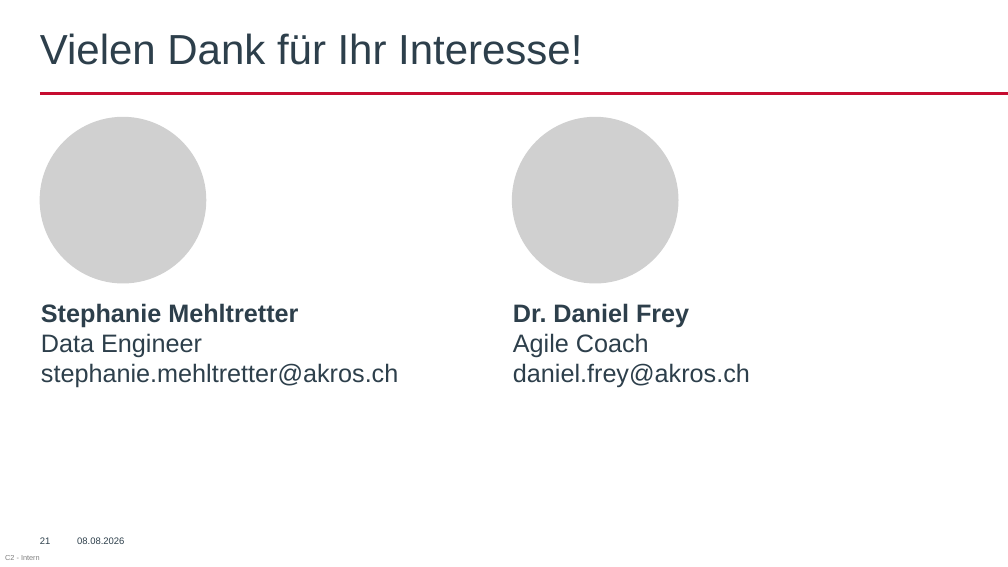
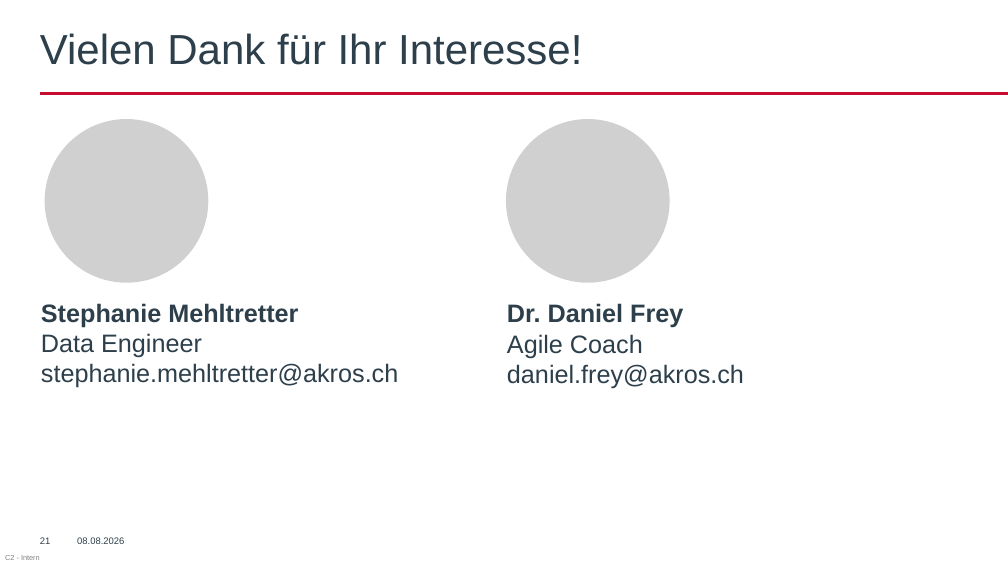
Before and after one commit to AkrosAG/RAG-Workshop, a slide deck: slide 21 of RAG_Workshop.pptx. Drawn at 1008x567 pixels with LibreOffice and Linux fonts; fonts in the diff are those of the drawing; grey boxes stand for pictures; background and template pictures are left out. Boxes give left, top, right and bottom in pixels: in the first picture for what was removed or moved away, otherwise in the second. Text is boxed around its words. In the diff, an @@ line names an element or a change of style, - is before the commit and + after.

```diff
--- a/RAG_Workshop.pptx
+++ b/RAG_Workshop.pptx
@@ picture: place and size @@
-picture at [39,117,206,284]
+picture at [45,119,209,283]
@@ picture: place and size @@
-picture at [512,117,678,284]
+picture at [506,119,670,283]
@@ text "Dr. Daniel Frey Agile Coach ...": place and size @@
-text "Dr. Daniel Frey Agile Coach ..." at [513,303,750,388]
+text "Dr. Daniel Frey Agile Coach ..." at [507,303,744,388]
```
Also in this commit, not shown: 15 other slides changed, 1 other file.
